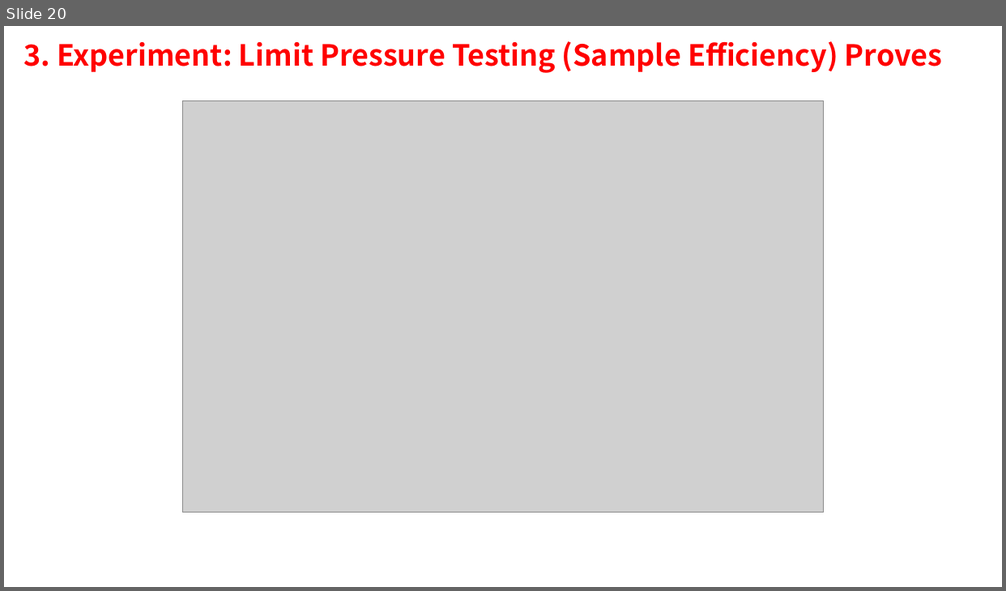
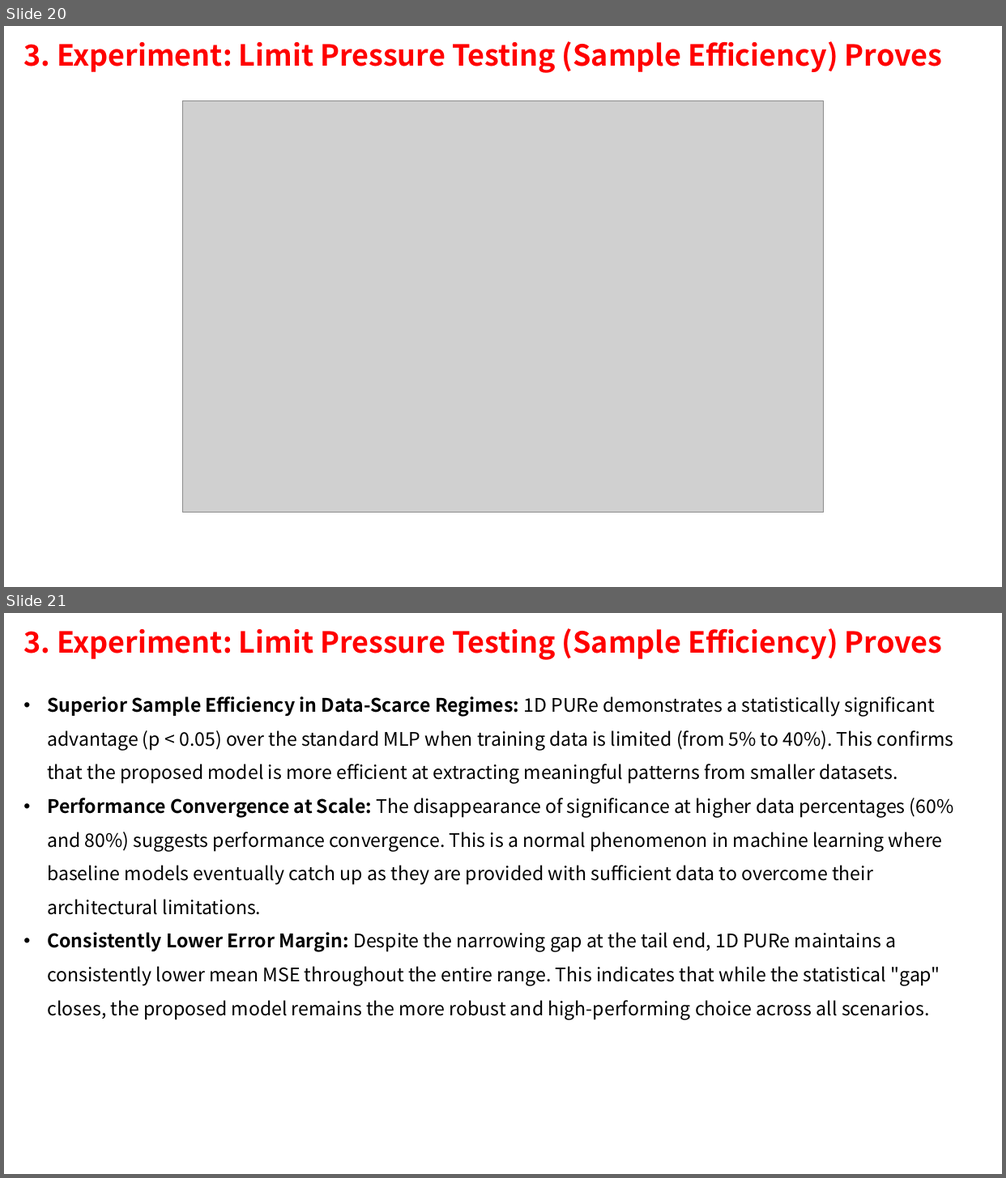
Before and after one commit to ziyuan-li/1d_pure, a slide deck: 1DPURe.pptx. Shown one above the other, each under a label of ours: slide 20 before the commit, slides 20 and 21 after it. The pictures are 1006x591 and 1006x1178 pixels, drawn with LibreOffice and Linux fonts; fonts in the diff are those of the drawing; grey boxes stand for pictures. Boxes give left, top, right and bottom in pixels: in the first picture for what was removed or moved away, otherwise in the second. Text is boxed around its words. In the diff, an @@ line names an element or a change of style, - is before the commit and + after.

```diff
--- a/1DPURe.pptx
+++ b/1DPURe.pptx
@@ slide 21 added at [4,613,1002,1174], background #FFFFFF @@
@@ text added at [23,628,942,660], 28 pt, text #FF0000, bold @@
+3. Experiment: Limit Pressure Testing (Sample Efficiency) Proves
@@ text added at [47,696,954,1020], 18 pt, text #000000 @@
+• Superior Sample Efficiency in Data-Scarce Regimes: 1D PURe demonstrates a statistically significant advantage (p < 0.05) over the standard MLP when training data is limited (from 5% to 40%). This confirms that the proposed model is more efficient at extracting meaningful patterns from smaller datasets.
+• Performance Convergence at Scale: The disappearance of significance at higher data percentages (60% and 80%) suggests performance convergence. This is a normal phenomenon in machine learning where baseline models eventually catch up as they are provided with sufficient data to overcome their architectural limitations.
+• Consistently Lower Error Margin: Despite the narrowing gap at the tail end, 1D PURe maintains a consistently lower mean MSE throughout the entire range. This indicates that while the statistical "gap" closes, the proposed model remains the more robust and high-performing choice across all scenarios.
```
Also in this commit, not shown: 9 slides changed, 10 other slides added, 1 other file.
